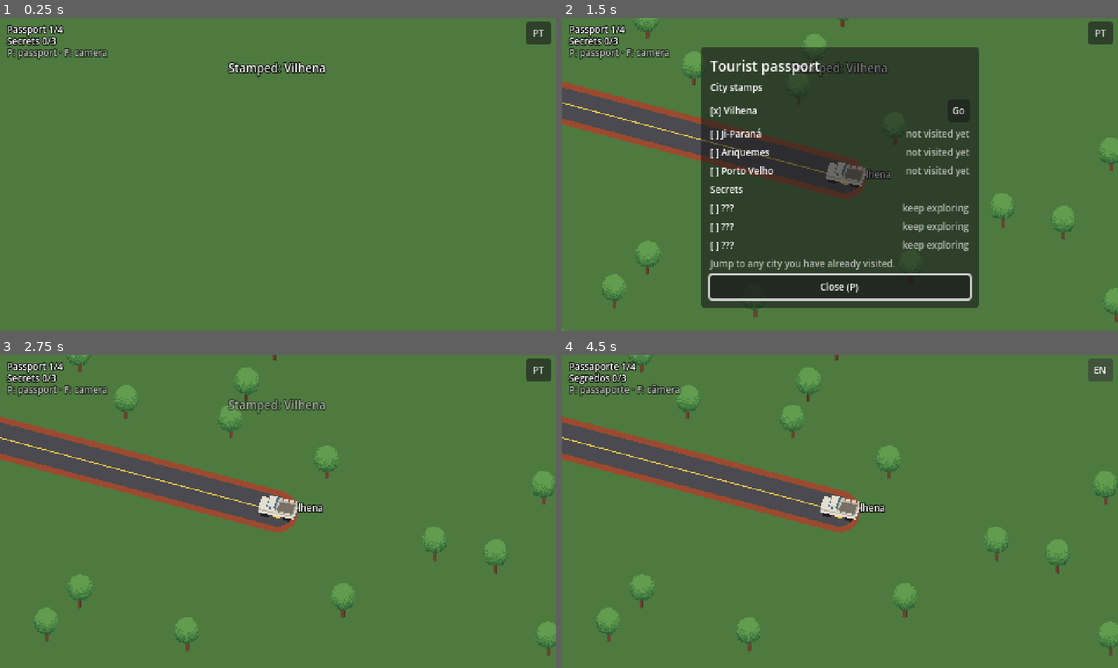
Above: before the commit, frames 1-4 (two rows, left to right).
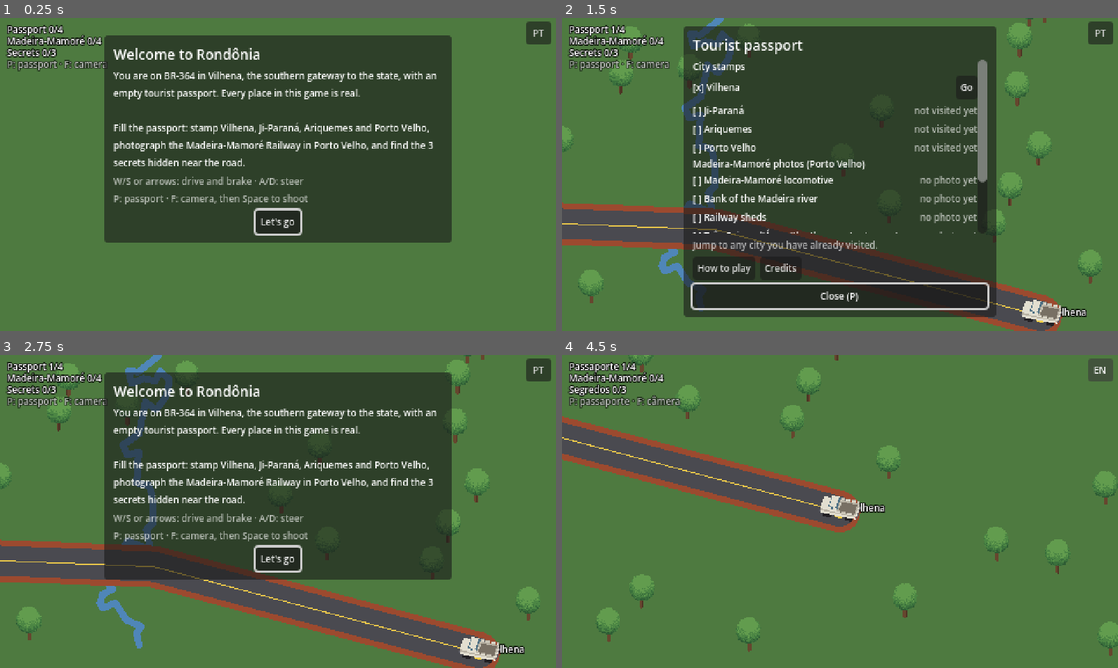
Above: after the commit, the same moments.

Repository: SevenZeroSev3n/explore-rondonia
Game: Godot game, scene res://scenes/main.tscn
Same seed, same stepped clock (60 frames per second), same inputs: the game is played once before the commit and once after it.
Inputs (mouse positions are in pixels of both pictures, inside the frame that each line leads up to):
- Up to frame 1 (0.25 s): no input
- Up to frame 2 (1.5 s): click (840, 221) at 0.5 s, where only the run after the commit has a clickable "Let's go"; tap Enter (interact) at 1.25 s; move the mouse to (962, 158) at 1.27 s; hold E (rotate_view_right) from 1.28 s (still down); hold P (passport) from 1.28 s (still down); click (962, 158) at 1.42 s
- Up to frame 3 (2.75 s): tap F (photo) at 1.55 s; release E (rotate_view_right) at 2 s; release P (passport) at 2 s; click "Go" (after the commit: "How to play") at 2 s
- Up to frame 4 (4.5 s): click (840, 558) at 2.75 s, where only the run after the commit has a clickable "Let's go"; drag from (728, 527) to (812, 574) at 3.52 s; click "PT" at 4.25 s

The runs differ from the first frame. In frame 1, 42% of the frame differs, in the area x 1-82%, y 2-72%; in frame 2, 33%; in frame 3, 58%, in the area x 0-100%, y 0-100%; in frame 4, 1.3%.

Commit message:
feat: close the MVP loop with tutorial, passport complete and credits
- One-screen tutorial on a fresh save (controls, goal, "every place is
  real"); reopen it from the passport ("How to play")
- Passport lists the four Madeira-Mamoré photos; HUD counts stamps,
  Madeira-Mamoré photos and secrets; the lists scroll so the panel
  fits 480x270
- "Passport complete" (ADR 0008: 4 stamps + 4 Madeira-Mamoré photos +
  3 secrets) waits for the last photo's sheet and shows once
- Credits screen: licences, Godot, OSM (ODbL), IBGE and the sites the
  place texts are based on; map attribution is language-neutral
- SaveStore: one-off flags (tutorial_seen, completion_seen) and a
  persist switch so tests never write the player's save
- Toasts no longer show through open panels
- 78 GUT tests

Co-Authored-By: Claude Opus 5.5 <noreply@anthropic.com>

Diff:
--- a/game/data/geo/state_map.json
+++ b/game/data/geo/state_map.json
@@ -1 +1 @@
-{"version":1,"origin_latlon":[-10.9,-62.8],"px_per_m":0.0617 …(112827 unchanged characters)… 60.0],[2576.3,15227.6]],"attribution":["Road, rivers and towns: © OpenStreetMap contributors, ODbL","State border: IBGE, Malhas territoriais"]}
+{"version":1,"origin_latlon":[-10.9,-62.8],"px_per_m":0.0617 …(112827 unchanged characters)… 60.0],[2576.3,15227.6]],"attribution":["© OpenStreetMap contributors (ODbL)","IBGE — Malhas territoriais"]}
--- a/game/data/i18n/strings.json
+++ b/game/data/i18n/strings.json
@@ -24,5 +24,22 @@
   "ENTER_DIORAMA": {"en": "Enter: explore the Madeira-Mamoré Railway", "pt_BR": "Enter: explorar a Estrada de Ferro Madeira-Mamoré"},
   "EXIT_DIORAMA": {"en": "Enter: back to the road", "pt_BR": "Enter: voltar para a estrada"},
   "DIORAMA_KEYS": {"en": "WASD: walk · Q/E: turn the view · F: camera · P: passport", "pt_BR": "WASD: andar · Q/E: girar a vista · F: câmera · P: passaporte"},
-  "DIORAMA_WELCOME": {"en": "Madeira-Mamoré Railway, Porto Velho", "pt_BR": "Estrada de Ferro Madeira-Mamoré, Porto Velho"}
+  "DIORAMA_WELCOME": {"en": "Madeira-Mamoré Railway, Porto Velho", "pt_BR": "Estrada de Ferro Madeira-Mamoré, Porto Velho"},
+  "TUTORIAL_TITLE": {"en": "Welcome to Rondônia", "pt_BR": "Boas-vindas a Rondônia"},
+  "TUTORIAL_BODY": {"en": "You are on BR-364 in Vilhena, the southern gateway to the state, with an empty tourist passport. Every place in this game is real.", "pt_BR": "Você está na BR-364, em Vilhena, a porta de entrada sul do estado, com um passaporte turístico em branco. Todos os lugares deste jogo existem de verdade."},
+  "TUTORIAL_KEYS": {"en": "W/S or arrows: drive and brake · A/D: steer\nP: passport · F: camera, then Space to shoot", "pt_BR": "W/S ou setas: acelerar e frear · A/D: virar\nP: passaporte · F: câmera, depois Espaço para fotografar"},
+  "TUTORIAL_GOAL": {"en": "Fill the passport: stamp Vilhena, Ji-Paraná, Ariquemes and Porto Velho, photograph the Madeira-Mamoré Railway in Porto Velho, and find the 3 secrets hidden near the road.", "pt_BR": "Complete o passaporte: carimbe Vilhena, Ji-Paraná, Ariquemes e Porto Velho, fotografe a Estrada de Ferro Madeira-Mamoré em Porto Velho e encontre os 3 segredos escondidos perto da estrada."},
+  "TUTORIAL_START": {"en": "Let's go", "pt_BR": "Vamos lá"},
+  "PASSPORT_LANDMARKS": {"en": "Madeira-Mamoré photos (Porto Velho)", "pt_BR": "Fotos da Madeira-Mamoré (Porto Velho)"},
+  "PASSPORT_NOT_TAKEN": {"en": "no photo yet", "pt_BR": "sem foto ainda"},
+  "PASSPORT_HELP": {"en": "How to play", "pt_BR": "Como jogar"},
+  "PASSPORT_CREDITS": {"en": "Credits", "pt_BR": "Créditos"},
+  "HUD_LANDMARKS": {"en": "Madeira-Mamoré %d/%d", "pt_BR": "Madeira-Mamoré %d/%d"},
+  "COMPLETE_TITLE": {"en": "Passport complete!", "pt_BR": "Passaporte completo!"},
+  "COMPLETE_BODY": {"en": "You stamped all four cities, photographed the Madeira-Mamoré Railway and found the three secrets of BR-364. Rondônia has much more to see: the other tourism regions come next.", "pt_BR": "Você carimbou as quatro cidades, fotografou a Estrada de Ferro Madeira-Mamoré e encontrou os três segredos da BR-364. Rondônia tem muito mais para ver: os outros polos turísticos vêm a seguir."},
+  "COMPLETE_CONTINUE": {"en": "Keep exploring", "pt_BR": "Continuar explorando"},
+  "CREDITS_TITLE": {"en": "Credits", "pt_BR": "Créditos"},
+  "CREDITS_CODE": {"en": "Code: MIT · Original art: CC BY 4.0", "pt_BR": "Código: MIT · Arte original: CC BY 4.0"},
+  "CREDITS_ENGINE": {"en": "Made with Godot Engine (MIT licence)", "pt_BR": "Feito com Godot Engine (licença MIT)"},
+  "CREDITS_SOURCES": {"en": "Place texts based on: %s", "pt_BR": "Textos dos lugares baseados em: %s"}
 }
--- a/game/scripts/core/save_store.gd
+++ b/game/scripts/core/save_store.gd
@@ -7,6 +7,10 @@
 
 var passport := Passport.new()
 var locale := ""
+## One-off flags: "tutorial_seen", "completion_seen".
+var flags := {}
+## Tests turn this off so they never write over the player's save.
+var persist := true
 
 
 func _ready() -> void:
@@ -24,18 +28,33 @@
 	var d := decode(FileAccess.get_file_as_string(PATH))
 	passport = Passport.from_dict(d.get("passport", {}))
 	locale = str(d.get("locale", ""))
+	var raw_flags: Variant = d.get("flags", {})
+	flags = raw_flags if typeof(raw_flags) == TYPE_DICTIONARY else {}
 
 
 func save() -> void:
+	if not persist:
+		return
 	var f := FileAccess.open(PATH, FileAccess.WRITE)
 	if f == null:
 		push_warning("could not write save: %s" % FileAccess.get_open_error())
 		return
-	f.store_string(encode(passport, locale))
+	f.store_string(encode(passport, locale, flags))
 
 
-static func encode(p: Passport, loc: String) -> String:
-	return JSON.stringify({"version": VERSION, "locale": loc, "passport": p.to_dict()})
+func has_flag(flag: String) -> bool:
+	return bool(flags.get(flag, false))
+
+
+func set_flag(flag: String) -> void:
+	if has_flag(flag):
+		return
+	flags[flag] = true
+	save()
+
+
+static func encode(p: Passport, loc: String, f: Dictionary = {}) -> String:
+	return JSON.stringify({"version": VERSION, "locale": loc, "passport": p.to_dict(), "flags": f})
 
 
 ## A missing or corrupt save is a fresh start, never a crash.
--- /dev/null
+++ b/game/scripts/game/credits.gd
@@ -0,0 +1,25 @@
+class_name Credits
+extends RefCounted
+## What the credits screen lists (ADR 0006/0007): licences, the engine, map data
+## attribution and the sites the place texts are based on.
+
+
+## Unique hostnames of every place's sources, sorted.
+static func source_hosts(catalog: PlaceCatalog) -> PackedStringArray:
+	var hosts: PackedStringArray = []
+	for id in catalog.places:
+		for url in catalog.sources_of(id):
+			var host := url.trim_prefix("https://").trim_prefix("http://").get_slice("/", 0).to_lower()
+			host = host.trim_prefix("www.")
+			if not host.is_empty() and not hosts.has(host):
+				hosts.append(host)
+	hosts.sort()
+	return hosts
+
+
+## The credit lines in display order; `t` translates a string key (tr).
+static func lines(t: Callable, map_attribution: PackedStringArray, hosts: PackedStringArray) -> PackedStringArray:
+	var out: PackedStringArray = [t.call("CREDITS_CODE"), t.call("CREDITS_ENGINE")]
+	out.append_array(map_attribution)
+	out.append(t.call("CREDITS_SOURCES") % ", ".join(hosts))
+	return out
--- a/game/scripts/game/passport.gd
+++ b/game/scripts/game/passport.gd
@@ -52,6 +52,12 @@
 	return n
 
 
+## True when every required stamp and photo is in (ADR 0008: the MVP ending).
+func is_complete(required_stamps: PackedStringArray, required_photos: PackedStringArray) -> bool:
+	return stamp_count(required_stamps) == required_stamps.size() \
+		and photo_count(required_photos) == required_photos.size()
+
+
 func to_dict() -> Dictionary:
 	return {"stamps": Array(stamps), "photos": Array(photos)}
 
--- a/game/scripts/ui/hud.gd
+++ b/game/scripts/ui/hud.gd
@@ -13,6 +13,8 @@
 
 var stamp_cities: PackedStringArray = []
 var secret_ids: PackedStringArray = []
+var landmark_ids: PackedStringArray = []          ## Madeira-Mamoré photos
+var map_attribution: PackedStringArray = []
 var catalog: PlaceCatalog
 var photo_mode := false
 ## Key-hint string shown when not in photo mode; dioramas swap it.
@@ -21,6 +23,7 @@
 var _root: Control
 var _counter: Label
 var _secrets_counter: Label
+var _landmarks_counter: Label
 var _key_hint: Label
 var _toast: Label
 var _prompt: Label
@@ -34,6 +37,10 @@
 var _subtitle: Label
 var _rows: VBoxContainer
 var _secrets_title: Label
+var _landmarks_title: Label
+var _landmark_rows: VBoxContainer
+var _help: Button
+var _credits_button: Button
 var _secret_rows: VBoxContainer
 var _hint: Label
 var _close: Button
@@ -45,6 +52,13 @@
 var _sheet_sources: Label
 var _sheet_close: Button
 var _sheet_id := ""
+
+## One-screen panels: tutorial, passport complete, credits. Each is
+## {panel, title, body, extra, button, button2} built by _build_info().
+var _tutorial := {}
+var _complete := {}
+var _credits := {}
+var _complete_pending := false   ## the last photo's sheet shows first, then "complete"
 
 
 func _ready() -> void:
@@ -57,8 +71,9 @@
 	add_child(_root)
 
 	_counter = _label(_root, Vector2(6, 4))
-	_secrets_counter = _label(_root, Vector2(6, 14))
-	_key_hint = _label(_root, Vector2(6, 24))
+	_landmarks_counter = _label(_root, Vector2(6, 14))
+	_secrets_counter = _label(_root, Vector2(6, 24))
+	_key_hint = _label(_root, Vector2(6, 34))
 	_key_hint.modulate = Color(1, 1, 1, 0.7)
 
 	_lang = Button.new()
@@ -74,8 +89,8 @@
 	_toast = _label(_root, Vector2.ZERO)
 	# Full width under the counters, text centred: anchors + offsets, not a raw position.
 	_toast.set_anchors_and_offsets_preset(Control.PRESET_TOP_WIDE)
-	_toast.offset_top = 36
-	_toast.offset_bottom = 50
+	_toast.offset_top = 48
+	_toast.offset_bottom = 62
 	_toast.horizontal_alignment = HORIZONTAL_ALIGNMENT_CENTER
 	_toast.add_theme_font_size_override("font_size", 10)
 	_toast.modulate.a = 0.0
@@ -88,6 +103,15 @@
 
 	_build_panel()
 	_build_sheet()
+	_tutorial = _build_info(300)
+	_tutorial.button.pressed.connect(close_tutorial)
+	_complete = _build_info(300)
+	_complete.button.pressed.connect(func() -> void: _hide_info(_complete))
+	_complete.button2.pressed.connect(func() -> void:
+		_hide_info(_complete)
+		show_credits())
+	_credits = _build_info(320)
+	_credits.button.pressed.connect(func() -> void: _hide_info(_credits))
 	I18n.locale_changed.connect(func(_l: String) -> void: refresh())
 	SaveStore.passport.stamped.connect(func(_c: String) -> void: refresh())
 	SaveStore.passport.photographed.connect(func(_id: String) -> void: refresh())
@@ -95,6 +119,12 @@
 
 
 func _unhandled_input(event: InputEvent) -> void:
+	for info in [_tutorial, _complete, _credits]:
+		if info.panel.visible:
+			if event.is_action_pressed("ui_cancel"):
+				info.button.pressed.emit()
+				get_viewport().set_input_as_handled()
+			return
 	if _sheet.visible:
 		if event.is_action_pressed("ui_cancel") or event.is_action_pressed("passport"):
 			close_sheet()
@@ -129,6 +159,11 @@
 	var locale := I18n.current()
 	_counter.text = tr("HUD_PASSPORT") % [p.stamp_count(stamp_cities), stamp_cities.size()]
 	_secrets_counter.text = tr("HUD_SECRETS") % [p.photo_count(secret_ids), secret_ids.size()]
+	_landmarks_counter.text = tr("HUD_LANDMARKS") % [p.photo_count(landmark_ids), landmark_ids.size()]
+	_landmarks_title.text = tr("PASSPORT_LANDMARKS")
+	_help.text = tr("PASSPORT_HELP")
+	_credits_button.text = tr("PASSPORT_CREDITS")
+	_fill_infos()
 	_key_hint.text = tr("PHOTO_MODE_KEYS") if photo_mode else tr(keys_hint)
 	_lang.text = tr("LANG_TOGGLE")
 	_title.text = tr("PASSPORT_TITLE")
@@ -151,6 +186,16 @@
 			row.add_child(_dim(tr("PASSPORT_NOT_YET")))
 		_rows.add_child(row)
 
+	_clear(_landmark_rows)
+	for id in landmark_ids:
+		var name_text := catalog.name_of(id, locale) if catalog else id
+		var row := _row(("[x] " if p.has_photo(id) else "[ ] ") + name_text)
+		if p.has_photo(id):
+			row.add_child(_button(tr("PASSPORT_VIEW"), func() -> void: open_sheet(id)))
+		else:
+			row.add_child(_dim(tr("PASSPORT_NOT_TAKEN")))
+		_landmark_rows.add_child(row)
+
 	_clear(_secret_rows)
 	for id in secret_ids:
 		if p.has_photo(id) and catalog:
@@ -201,6 +246,9 @@
 	_sheet.visible = false
 	_sheet_id = ""
 	_update_pause()
+	if _complete_pending:
+		_complete_pending = false
+		show_complete()
 
 
 func _fill_sheet(id: String) -> void:
@@ -238,7 +286,102 @@
 # --- building blocks ------------------------------------------------------
 
 func _update_pause() -> void:
-	get_tree().paused = _panel.visible or _sheet.visible
+	var info_open := false
+	for info in [_tutorial, _complete, _credits]:
+		if not info.is_empty() and info.panel.visible:
+			info_open = true
+	get_tree().paused = _panel.visible or _sheet.visible or info_open
+	if get_tree().paused:
+		if _toast_tween:
+			_toast_tween.kill()
+		_toast.modulate.a = 0.0   # never show a toast through a panel
+
+
+# --- tutorial, passport complete, credits ---------------------------------
+
+func show_tutorial() -> void:
+	_show_info(_tutorial)
+
+
+func close_tutorial() -> void:
+	_hide_info(_tutorial)
+	SaveStore.set_flag("tutorial_seen")
+
+
+func show_complete() -> void:
+	if _sheet.visible:
+		_complete_pending = true
+		return
+	_show_info(_complete)
+
+
+func show_credits() -> void:
+	_show_info(_credits)
+
+
+func is_showing(which: String) -> bool:
+	var info: Dictionary = {"tutorial": _tutorial, "complete": _complete, "credits": _credits}[which]
+	return info.panel.visible
+
+
+func _show_info(info: Dictionary) -> void:
+	_panel.visible = false
+	_sheet.visible = false
+	for other in [_tutorial, _complete, _credits]:
+		other.panel.visible = false
+	set_photo_mode(false)
+	_fill_infos()
+	info.panel.visible = true
+	_update_pause()
+	info.button.grab_focus()
+
+
+func _hide_info(info: Dictionary) -> void:
+	info.panel.visible = false
+	_update_pause()
+
+
+func _fill_infos() -> void:
+	if _tutorial.is_empty():
+		return
+	_tutorial.title.text = tr("TUTORIAL_TITLE")
+	_tutorial.body.text = tr("TUTORIAL_BODY") + "\n\n" + tr("TUTORIAL_GOAL")
+	_tutorial.extra.text = tr("TUTORIAL_KEYS")
+	_tutorial.button.text = tr("TUTORIAL_START")
+	_tutorial.button2.visible = false
+	_complete.title.text = tr("COMPLETE_TITLE")
+	_complete.body.text = tr("COMPLETE_BODY")
+	_complete.extra.text = ""
+	_complete.button.text = tr("COMPLETE_CONTINUE")
+	_complete.button2.text = tr("PASSPORT_CREDITS")
+	_credits.title.text = tr("CREDITS_TITLE")
+	var hosts := Credits.source_hosts(catalog) if catalog else PackedStringArray()
+	_credits.body.text = "\n".join(Credits.lines(tr, map_attribution, hosts))
+	_credits.extra.text = ""
+	_credits.button.text = tr("SHEET_CLOSE")
+	_credits.button2.visible = false
+
+
+func _build_info(width: float) -> Dictionary:
+	var panel := _centred_panel(Vector2(width, 0), Vector2(-width / 2.0, -120))
+	var box := panel.get_child(0).get_child(0) as VBoxContainer
+	var title := _heading(box)
+	var body := Label.new()
+	body.autowrap_mode = TextServer.AUTOWRAP_WORD
+	body.custom_minimum_size = Vector2(width - 16, 0)
+	box.add_child(body)
+	var extra := _dim("")
+	extra.autowrap_mode = TextServer.AUTOWRAP_WORD
+	extra.custom_minimum_size = Vector2(width - 16, 0)
+	box.add_child(extra)
+	var buttons := HBoxContainer.new()
+	buttons.alignment = BoxContainer.ALIGNMENT_CENTER
+	box.add_child(buttons)
+	var button := Button.new()
+	buttons.add_child(button)
+	var button2 := Button.new()
+	buttons.add_child(button2)
+	return {"panel": panel, "title": title, "body": body, "extra": extra, "button": button, "button2": button2}
 
 
 func _build_viewfinder() -> void:
@@ -269,20 +412,40 @@
 
 
 func _build_panel() -> void:
-	_panel = _centred_panel(Vector2(240, 0), Vector2(-120, -110))
+	_panel = _centred_panel(Vector2(270, 0), Vector2(-135, -128))
 	var box := _panel.get_child(0).get_child(0) as VBoxContainer
 	_title = _heading(box)
+	# The lists scroll; title and buttons stay put, so the panel fits 270 px with any content.
+	var scroll := ScrollContainer.new()
+	scroll.custom_minimum_size = Vector2(0, 150)
+	scroll.horizontal_scroll_mode = ScrollContainer.SCROLL_MODE_DISABLED
+	scroll.follow_focus = true
+	box.add_child(scroll)
+	var lists := VBoxContainer.new()
+	lists.size_flags_horizontal = Control.SIZE_EXPAND_FILL
+	lists.add_theme_constant_override("separation", 2)
+	scroll.add_child(lists)
 	_subtitle = Label.new()
-	box.add_child(_subtitle)
+	lists.add_child(_subtitle)
 	_rows = VBoxContainer.new()
-	box.add_child(_rows)
+	lists.add_child(_rows)
+	_landmarks_title = Label.new()
+	lists.add_child(_landmarks_title)
+	_landmark_rows = VBoxContainer.new()
+	lists.add_child(_landmark_rows)
 	_secrets_title = Label.new()
-	box.add_child(_secrets_title)
+	lists.add_child(_secrets_title)
 	_secret_rows = VBoxContainer.new()
-	box.add_child(_secret_rows)
+	lists.add_child(_secret_rows)
 	_hint = _dim("")
 	_hint.autowrap_mode = TextServer.AUTOWRAP_WORD
 	box.add_child(_hint)
+	var extras := HBoxContainer.new()
+	box.add_child(extras)
+	_help = _button("", func() -> void: show_tutorial())
+	extras.add_child(_help)
+	_credits_button = _button("", func() -> void: show_credits())
+	extras.add_child(_credits_button)
 	_close = Button.new()
 	_close.pressed.connect(toggle_panel)
 	box.add_child(_close)
--- a/game/scripts/world/state_map.gd
+++ b/game/scripts/world/state_map.gd
@@ -62,12 +62,18 @@
 	_place_spot_markers()
 	hud.stamp_cities = map.stamp_cities()
 	hud.secret_ids = catalog.ids_of_kind("secret")
+	hud.landmark_ids = catalog.ids_in_diorama("efmm")
+	hud.map_attribution = map.attribution
+	SaveStore.passport.stamped.connect(func(_c: String) -> void: check_complete())
+	SaveStore.passport.photographed.connect(func(_id: String) -> void: check_complete())
 	hud.catalog = catalog
 	hud.teleport_requested.connect(teleport_to)
 	hud.shutter_pressed.connect(take_photo)
 	hud.refresh()
 	truck.position = map.road[0]
 	truck.model.heading = map.road_heading(0)
+	if not SaveStore.has_flag("tutorial_seen"):
+		hud.show_tutorial.call_deferred()
 
 
 func _process(_delta: float) -> void:
@@ -90,6 +96,19 @@
 	if diorama == null and event.is_action_pressed("interact") and near_diorama():
 		get_viewport().set_input_as_handled()
 		enter_diorama()
+
+
+## ADR 0008 ending: 4 stamps + 4 Madeira-Mamoré photos + the 3 secrets. Shown once;
+## afterwards the credits stay in the passport panel.
+func check_complete() -> bool:
+	var photos := catalog.ids_in_diorama("efmm")
+	photos.append_array(catalog.ids_of_kind("secret"))
+	if not SaveStore.passport.is_complete(map.stamp_cities(), photos):
+		return false
+	if not SaveStore.has_flag("completion_seen"):
+		SaveStore.set_flag("completion_seen")
+		hud.show_complete.call_deferred()
+	return true
 
 
 func near_diorama() -> bool:
--- a/game/test/integration/test_diorama.gd
+++ b/game/test/integration/test_diorama.gd
@@ -3,11 +3,15 @@
 ## turning camera, leave. Swaps in a throwaway Passport so the save is untouched.
 
 var _saved_passport: Passport
+var _saved_flags: Dictionary
 var world: Node
 
 
 func before_each() -> void:
 	_saved_passport = SaveStore.passport
+	_saved_flags = SaveStore.flags
+	SaveStore.persist = false
+	SaveStore.flags = {"tutorial_seen": true}
 	SaveStore.passport = Passport.new()
 	world = load("res://scenes/main.tscn").instantiate()
 	add_child_autofree(world)
@@ -19,6 +23,8 @@
 		world.exit_diorama()
 	get_tree().paused = false
 	SaveStore.passport = _saved_passport
+	SaveStore.flags = _saved_flags
+	SaveStore.persist = true
 
 
 func _enter() -> Diorama:
--- a/game/test/integration/test_main_scene.gd
+++ b/game/test/integration/test_main_scene.gd
@@ -3,11 +3,15 @@
 ## Passport so the test never writes over the player's save.
 
 var _saved_passport: Passport
+var _saved_flags: Dictionary
 var world: Node
 
 
 func before_each() -> void:
 	_saved_passport = SaveStore.passport
+	_saved_flags = SaveStore.flags
+	SaveStore.persist = false
+	SaveStore.flags = {"tutorial_seen": true}
 	SaveStore.passport = Passport.new()   # not connected to save(): nothing touches disk
 	world = load("res://scenes/main.tscn").instantiate()
 	add_child_autofree(world)
@@ -17,6 +21,8 @@
 func after_each() -> void:
 	get_tree().paused = false
 	SaveStore.passport = _saved_passport
+	SaveStore.flags = _saved_flags
+	SaveStore.persist = true
 
 
 func test_starting_in_vilhena_stamps_it() -> void:
@@ -69,3 +75,38 @@
 	var result: PhotoRules.Result = await _stand_and_shoot("secret_rondon_jiparana", 180.0)
 	assert_eq(result, PhotoRules.Result.WRONG_ANGLE)
 	assert_false(SaveStore.passport.has_photo("secret_rondon_jiparana"))
+
+
+func test_tutorial_shows_on_a_fresh_save_and_only_once() -> void:
+	SaveStore.flags = {}
+	var fresh = load("res://scenes/main.tscn").instantiate()
+	add_child_autofree(fresh)
+	await wait_process_frames(3)
+	assert_true(fresh.hud.is_showing("tutorial"))
+	assert_true(get_tree().paused, "the tutorial pauses the game")
+	fresh.hud.close_tutorial()
+	assert_false(get_tree().paused)
+	assert_true(SaveStore.has_flag("tutorial_seen"))
+
+
+func test_completing_the_passport_shows_the_ending_after_the_last_sheet() -> void:
+	for city in world.map.stamp_cities():
+		SaveStore.passport.stamp(city)
+	var photos: PackedStringArray = world.catalog.ids_in_diorama("efmm")
+	photos.append_array(world.catalog.ids_of_kind("secret"))
+	for id in photos.slice(0, photos.size() - 1):
+		SaveStore.passport.add_photo(id)
+	await wait_process_frames(2)
+	assert_false(world.hud.is_showing("complete"), "not yet: one photo missing")
+	world.hud.open_sheet(photos[-1])            # the last photo's sheet is on screen...
+	SaveStore.passport.add_photo(photos[-1])
+	await wait_process_frames(2)
+	assert_false(world.hud.is_showing("complete"), "...so the ending waits for it")
+	world.hud.close_sheet()
+	assert_true(world.hud.is_showing("complete"))
+	assert_true(SaveStore.has_flag("completion_seen"))
+	world.hud._hide_info(world.hud._complete)
+	SaveStore.passport.add_photo("anything else")
+	assert_true(world.check_complete())
+	await wait_process_frames(2)
+	assert_false(world.hud.is_showing("complete"), "shown once")
--- /dev/null
+++ b/game/test/unit/test_credits.gd
@@ -0,0 +1,23 @@
+extends GutTest
+
+
+func test_source_hosts_are_unique_sorted_and_without_www() -> void:
+	var c := PlaceCatalog.new()
+	c.places = {
+		"a": {"sources": ["https://www.example.org/x", "https://b.example.com/y"]},
+		"b": {"sources": ["http://example.org/z"]},
+	}
+	assert_eq(Credits.source_hosts(c), PackedStringArray(["b.example.com", "example.org"]))
+
+
+func test_lines_include_licences_engine_map_data_and_sources() -> void:
+	var t := func(key: String) -> String: return {"CREDITS_CODE": "code", "CREDITS_ENGINE": "engine", "CREDITS_SOURCES": "src: %s"}[key]
+	var lines := Credits.lines(t, PackedStringArray(["© OSM"]), PackedStringArray(["a.org", "b.org"]))
+	assert_eq(lines, PackedStringArray(["code", "engine", "© OSM", "src: a.org, b.org"]))
+
+
+func test_shipped_credits_name_openstreetmap_and_ibge() -> void:
+	var m := StateMapData.load_file()
+	var text := "\n".join(m.attribution)
+	assert_string_contains(text, "OpenStreetMap")
+	assert_string_contains(text, "IBGE")
--- a/game/test/unit/test_passport.gd
+++ b/game/test/unit/test_passport.gd
@@ -72,3 +72,20 @@
 	assert_false(p.add_photo(""))
 	assert_signal_emit_count(p, "photographed", 1)
 	assert_eq(p.photo_count(["secret_mandi", "secret_teotonio"]), 1)
+
+
+func test_complete_needs_every_stamp_and_photo() -> void:
+	var p := Passport.new()
+	var stamps := PackedStringArray(["A", "B"])
+	var photos := PackedStringArray(["x"])
+	assert_false(p.is_complete(stamps, photos))
+	p.stamp("A")
+	p.stamp("B")
+	assert_false(p.is_complete(stamps, photos), "photos missing")
+	p.add_photo("x")
+	assert_true(p.is_complete(stamps, photos))
+
+
+func test_flags_round_trip_through_the_save() -> void:
+	var d := SaveStoreScript.decode(SaveStoreScript.encode(Passport.new(), "en", {"tutorial_seen": true}))
+	assert_eq(d.flags, {"tutorial_seen": true})
Not shown, added: game/scripts/game/credits.gd.uid
Not shown, added: game/test/unit/test_credits.gd.uid
Not shown, changed: AGENTS.md
